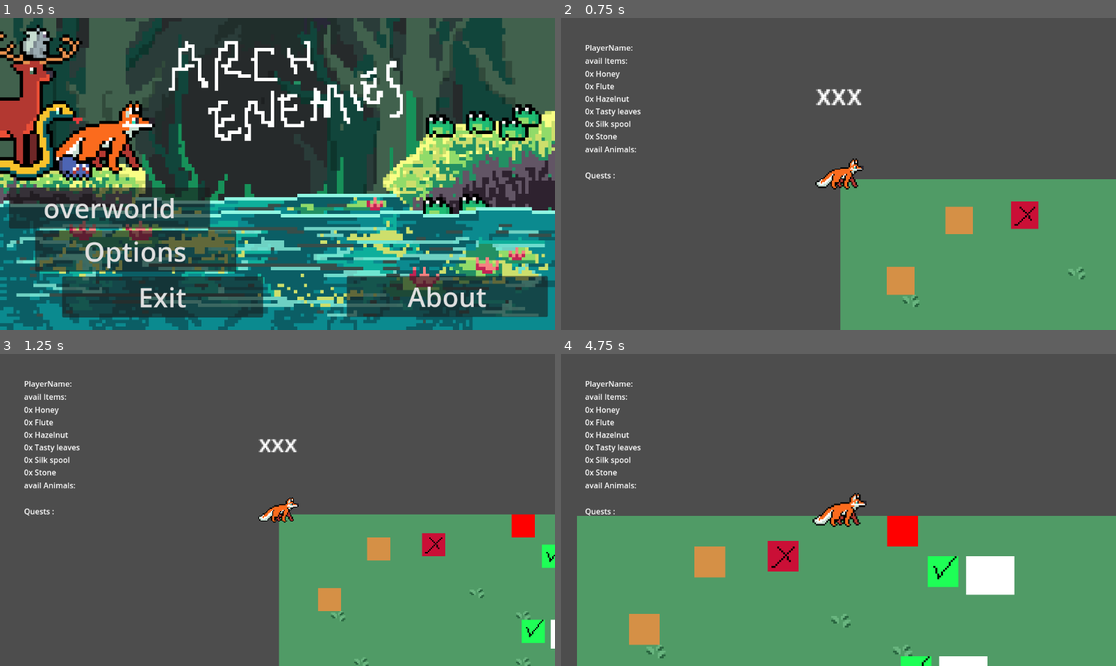
Above: before the commit, frames 1-4 (two rows, left to right).
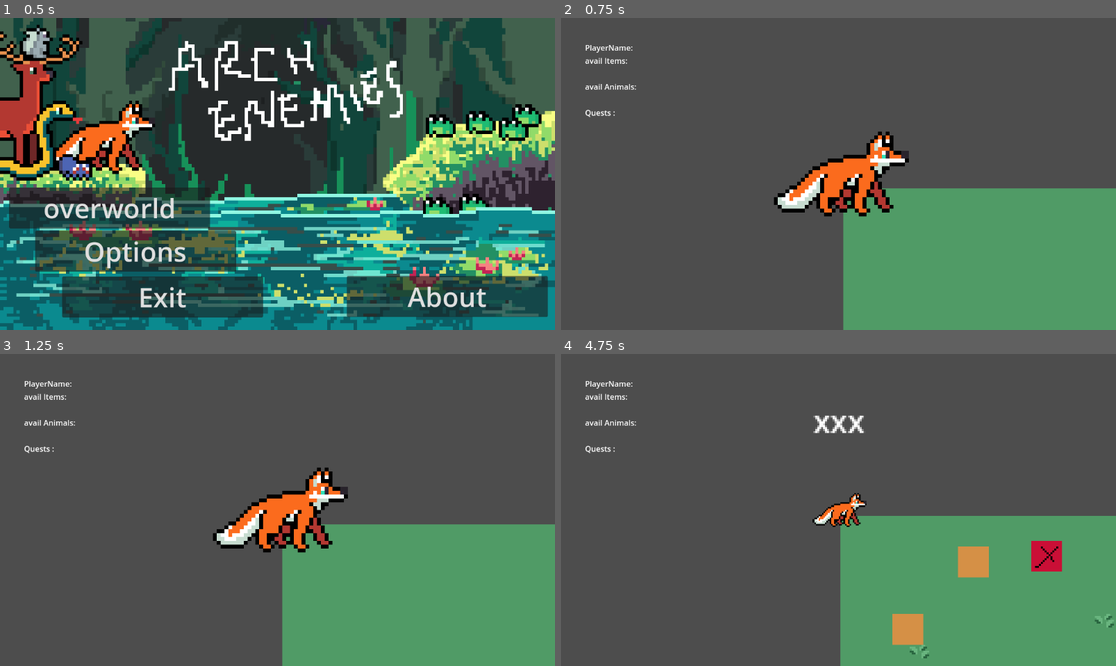
Above: after the commit, the same moments.

Repository: mango-gremlin/arch-enemies
Game: Godot game, scene res://overworld/ui/main_menu/main_menu.tscn
The game is run twice, just before and just after one commit, with the same random seed, the same clock (stepped at 60 frames per second) and the same inputs.
Inputs (mouse positions are in pixels of both pictures, inside the frame that each line leads up to):
- Up to frame 1 (0.5 s): no input
- Up to frame 2 (0.75 s): click "overworld" at 0.5 s
- Up to frame 3 (1.25 s): no input
- Up to frame 4 (4.75 s): tap Enter at 1.25 s; move the mouse to (960, 494) at 1.27 s; press the mouse at (960, 494) at 1.28 s; hold D (move_right) 1.28-2.78 s; tap Space (jump) at 1.52, 2.27, 2.75, 3.77, 4.52 s; move the mouse to (727, 525) at 2.02 s; release the mouse at (727, 525) at 2.03 s; tap E (interact_overworld) at 2.1 s; move the mouse to (894, 441) at 2.77 s; hold A (left) 2.78-3.53 s; tap Q (use_item) at 2.85 s; move the mouse to (810, 572) at 3.52 s; hold D (move_right) from 3.53 s (still down); tap Mouse wheel down (zoom_in) at 3.6 s; move the mouse to (1005, 556) at 4.27 s; hold Mouse wheel up (zoom_out) from 4.28 s (still down)

Frame 1 is identical in both runs. In frame 2, 7.0% of the frame differs, in the area x 4-100%, y 16-100%; in frame 3, 7.5%; in frame 4, 28%, in the area x 2-100%, y 16-100%.
Error before the commit: Invalid type in function 'add_to_inventory' in base 'Node (singleton_player.gd)'. Cannot convert argument 1 from Object to int. (res://overworld/entities/Playe…
Error after the commit: Parse Error: Could not find type "AnimalType" under base "NPC_interaction". (res://singleton_scripts/singleton_player.gd:60)

Commit message:
refactor npc_interaction to separate npc class

Diff:
--- a/Arch-enemies/overworld/entities/interaction_overworld/bridge_interaction.gd
+++ b/Arch-enemies/overworld/entities/interaction_overworld/bridge_interaction.gd
@@ -33,9 +33,8 @@
 	interactionspot_object.parent_node = self
 	interactionspot_object.interact_type = interaction_type
 	# constructing bridge edge
-	bridge_edge = SingletonPlayer.BridgeEdge.new()
-	bridge_edge.dest_id = dest_island_id
-	bridge_edge.start_id = start_island_id
+	bridge_edge = SingletonPlayer.BridgeEdge.new(start_island_id,dest_island_id)
+
 	set_passability()
 	visualize_status()
 
--- a/Arch-enemies/overworld/entities/interaction_overworld/npc_interaction.gd
+++ b/Arch-enemies/overworld/entities/interaction_overworld/npc_interaction.gd
@@ -6,43 +6,13 @@
 # -- | base properties for npc instance
 
 # -- / FIXME REMOVE BECAUSE STORED IN NPC NOW !
-# NPC can be flagged
-# -> interaction with another npc required to obtain this one
-# -> item required to obtain this one
-# -> build a certain bridge ( or the itme behind it )
-enum AnimalType{
-	SNAKE,
-	DEER,
-	SQUIRREL,
-	SPIDER,
-	NONE
-	#FOX.
-	# possibly more
-}
-
-# denotes Quest-Type of NPC
-enum Quest{
-	ITEM,
-	BRIDGE,
-	NPC,
-	NONE,
-}
-
-# denotes which type of quest-reward is obtained
-# after solving npcs quest
-enum QuestReward{
-	ITEM,
-	ANIMAL,
-	NONE
-}
-
 var interaction_type: Interactable.InteractionType = Interactable.InteractionType.NPC
 
 # denotes id of bridge-level this will be linked to
 @export var npc_id:int = 0
 # string denoting what is shown upon interaction with bridge
 @export var npc_name: String
-@export var npc_type:NPC_interaction.AnimalType
+@export var npc_type:SingletonPlayer.AnimalType
 @export var has_quest:NPC_interaction.Quest
 
 # should not be set in case reward is of type NPC
@@ -86,8 +56,13 @@
 
 func _ready():
 	# if no quest was selected, we automatically set it to "done"
-	if has_quest == Quest.NONE:
-		is_recruited = true
+	match has_quest:
+		NPC_interaction.Quest.BRIDGE:
+			required_bridge_edge = SingletonPlayer.BridgeEdge.new(required_edge_start,required_edge_dest)
+
+		_:
+			is_recruited = true
+
 
 	# linking to interaction spot accordingly
 	var interactionspot_object = get_node("interactionspot")
@@ -124,16 +99,16 @@
 	if not is_recruited :
 	#TODO prone to change with better implementation of dialogue!
 		match has_quest:
-			Quest.ITEM:
+			NPC_interaction.Quest.ITEM:
 				if check_item_condition():
 					# matching item was provided
 					return true
 				return false
-			Quest.BRIDGE:
+			NPC_interaction.Quest.BRIDGE:
 				if SingletonPlayer.check_bridge_connection(required_bridge_edge):
 					return true
 				return false
-			Quest.NPC:
+			NPC_interaction.Quest.NPC:
 				if SingletonPlayer.check_npc_state(required_npc_id):
 					# visited npc already
 					return true
@@ -161,12 +136,12 @@
 		if check_quest_condition():
 			print("npc is done ")
 			match quest_reward:
-				QuestReward.ITEM:
+				NPC_interaction.QuestReward.ITEM:
 					return reward_item
-				QuestReward.ANIMAL:
+				NPC_interaction.QuestReward.ANIMAL:
 					return npc_type
 
-	return Item.new(Item.ItemType.NONE)
+	return Item.ItemType.NONE
 
 # returns formatted dialogue
 # TODO should maybe contain the active state of the conversation
--- a/Arch-enemies/overworld/scripts/Npc.gd
+++ b/Arch-enemies/overworld/scripts/Npc.gd
@@ -14,15 +14,7 @@
 # -> interaction with another npc required to obtain this one
 # -> item required to obtain this one
 # -> build a certain bridge ( or the itme behind it )
-enum AnimalType{
-	SNAKE,
-	DEER,
-	SQUIRREL,
-	SPIDER,
-	NONE
-	#FOX.
-	# possibly more
-}
+
 
 # denotes Quest-Type of NPC
 enum Quest{
@@ -49,9 +41,28 @@
 
 var npc_name:String
 var npc_id:int
+# denotes in which state of the dialogue the npc is currently
+# example: we just started talking to them and they now await an item from us
+var dialogue_state:int
+
+var has_quest:bool
 
 
 # --- /
 # -- / class constructor
 func _init(name,id,linked_dialogue):
 	pass
+
+
+# generates dictionary containing every animal stored in AnimalType and returns it
+# here AnimalType.NONE is left out
+# FIXME --> this requires Animals to be represented as **Objects** of a class
+# because they ought to hold their amount within!
+static func init_animal_inventory():
+	var animal_inventory:Dictionary = {}
+	for animal_type:SingletonPlayer.AnimalType in SingletonPlayer.AnimalType.values():
+		if not animal_type == SingletonPlayer.AnimalType.NONE:
+			#animal_inventory[item_type] = Item.new(item_type)
+			pass
+
+	return animal_inventory
